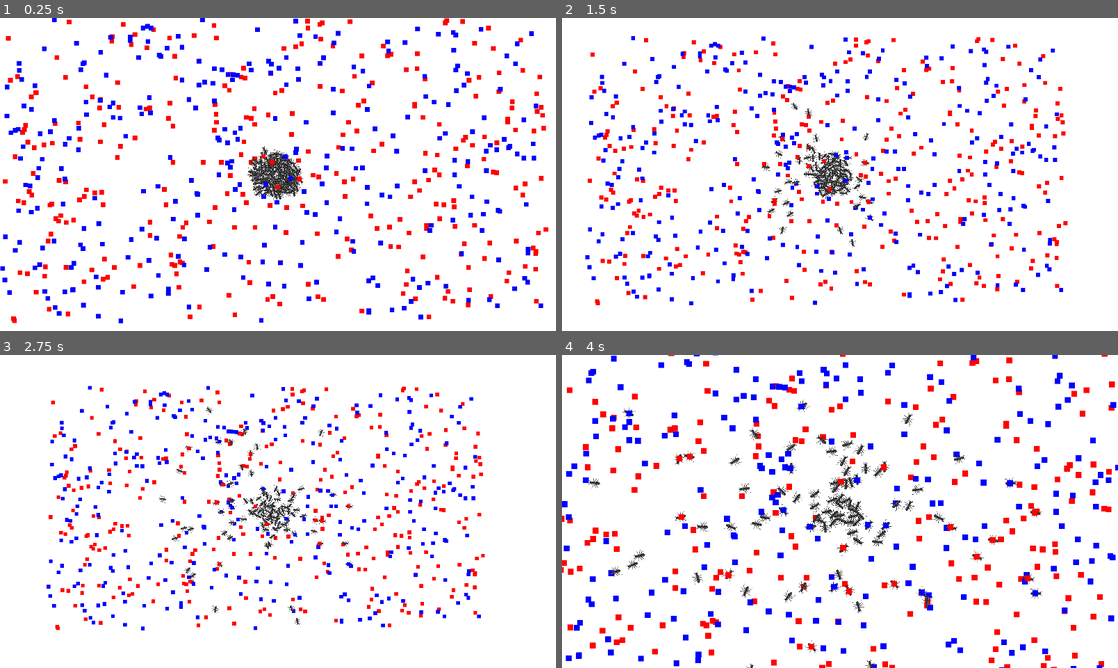
Above: before the commit, frames 1-4 (two rows, left to right).
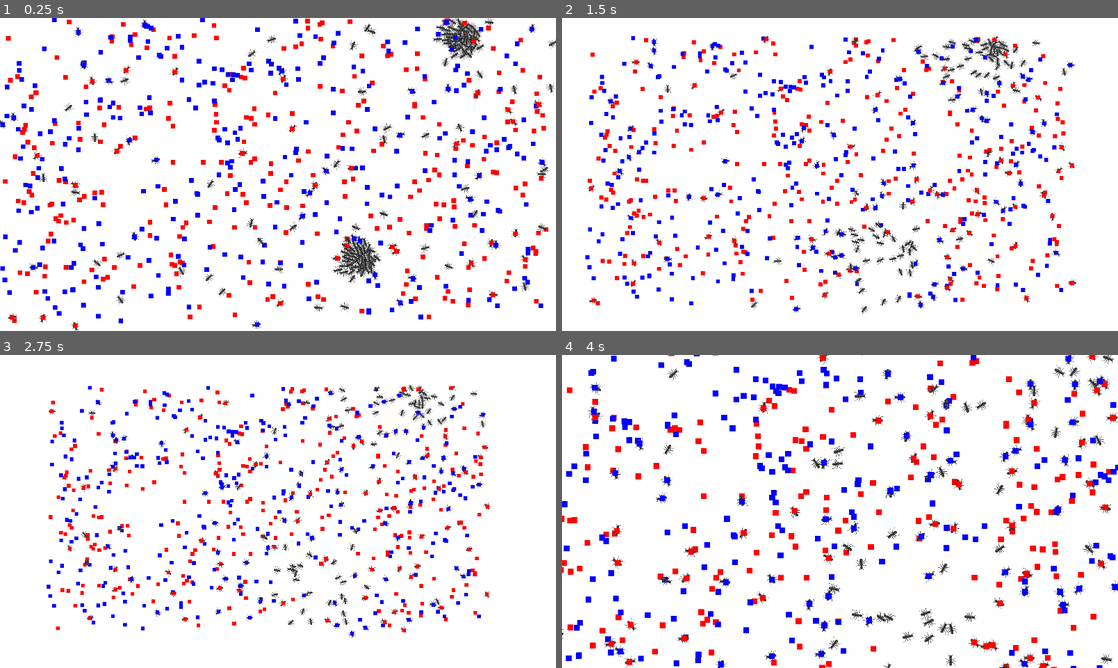
Above: after the commit, the same moments.

Repository: WhitePuppyGD/CollectiveSort
Game: Godot game, scene res://scenes/main.tscn
The game is run twice, just before and just after one commit, with the same random seed, the same clock (stepped at 60 frames per second) and the same inputs.
Inputs:
- Up to frame 1 (0.25 s): no input
- Up to frame 2 (1.5 s): hold Right (ui_right) 0.53-1.28 s; hold Down (ui_down) from 1.28 s (still down)
- Up to frame 3 (2.75 s): release Down (ui_down) at 2.03 s; hold Right (ui_right) from 2.03 s (still down)
- Up to frame 4 (4 s): release Right (ui_right) at 2.78 s; hold Up (ui_up) 2.78-3.53 s; hold Left (ui_left) from 3.53 s (still down)

The runs differ from the first frame. In frame 1, 5.0% of the frame differs, in the area x 0-100%, y 0-100%; in frame 2, 5.4%; in frame 3, 4.9%; in frame 4, 9.2%.

Commit message:
Version avec les fourmis qui sortent d'un seul même endroit par batch de 50 Pour éviter un problème de performance lorsqu'elles sortent toutes à un même endroit (elles se gênent et ça fait ramer le programme).

Diff:
--- a/scenes/main.gd
+++ b/scenes/main.gd
@@ -76,17 +76,28 @@
 
 func _create_ants(antscene: PackedScene, nbants: int):
 
+	# Le nb de fourmis qui sortent du même endroit en 1 fois
+	var batch_size = 50
+	var cnt_ants = 0
+
 	var field_size = get_viewport_rect().size
 
 	for i in nbants:
 
-		var ant = antscene.instantiate()
+		var spawn_point = Vector2(rng.get_randi_range(0, field_size[0]), rng.get_randi_range(0, field_size[1]))
 
-		# Les fourmis apparaissent toutes au milieu de l'écran
-		# ça fait un effet sympa je trouve
-		ant.position = Vector2(field_size[0]/2, field_size[1]/2)
+		# on fait apparaitre les fourmis à un même endroit par "batch" de 50
+		# sinon elles se gênent et cela baisse les performances (ça rame)
+		for b in batch_size:
 
-		get_node("Ants").add_child(ant)
+			var ant = antscene.instantiate()
+
+			ant.position = spawn_point
+			cnt_ants += 1
+			get_node("Ants").add_child(ant)
+
+			if cnt_ants > nbants:
+				break
 
 func _create_squares(square_scene: PackedScene, nb_squares: int) -> void:
 
--- a/scenes/menu.tscn
+++ b/scenes/menu.tscn
@@ -2,7 +2,7 @@
 
 [ext_resource type="Script" path="res://scenes/menu.gd" id="1_nfw45"]
 [ext_resource type="Theme" uid="uid://k4qkbyxb7qqf" path="res://UI-themes/main_menu_theme.tres" id="1_y1suh"]
-[ext_resource type="Texture2D" uid="uid://k7lyytxtr5yf" path="res://artwork/ant.png" id="2_s2y47"]
+[ext_resource type="Texture2D" uid="uid://b58pn3dj3tqwo" path="res://artwork/Ant2.png" id="3_iuc3b"]
 [ext_resource type="Texture2D" uid="uid://b7dqibbta1mqd" path="res://artwork/Fox_White.png" id="4_qpumx"]
 
 [node name="Menu" type="Control"]
@@ -73,14 +73,14 @@
 grow_vertical = 2
 size_flags_horizontal = 4
 size_flags_vertical = 4
-texture = ExtResource("2_s2y47")
+texture = ExtResource("3_iuc3b")
 expand_mode = 3
 
 [node name="AntSlider" type="HSlider" parent="Panel/MarginContainer/VBoxContainer/GridContainer"]
 layout_mode = 2
 size_flags_horizontal = 3
 size_flags_vertical = 3
-max_value = 200.0
+max_value = 400.0
 value = 100.0
 
 [node name="NbAntsLabel" type="Label" parent="Panel/MarginContainer/VBoxContainer/GridContainer/AntSlider"]
Not shown, changed: .DS_Store
Not shown, changed: artwork/.DS_Store
